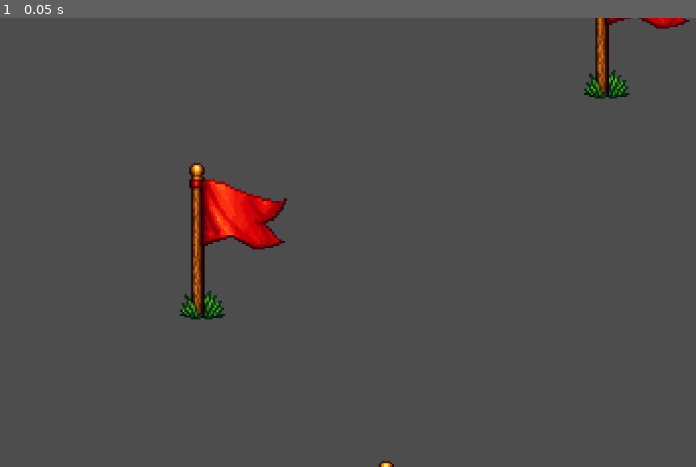
Above: before the commit, frame 1.
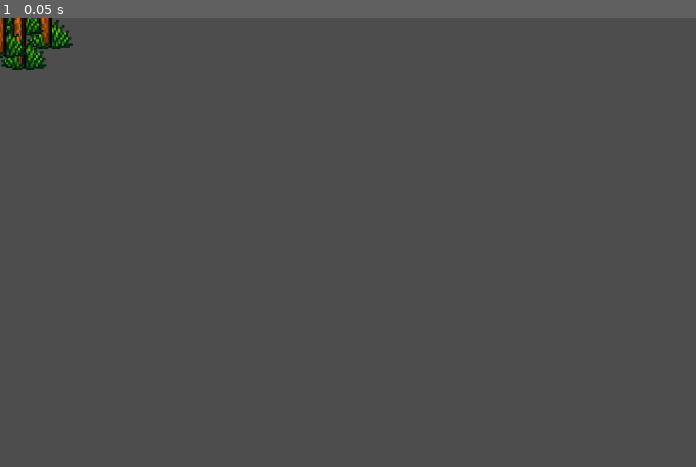
Above: after the commit, the same moment.

Repository: UnhingedTinyDevs/Tools
Game: Godot game, scene res://PointSampler/scenes/Sampler.tscn
Same seed, same stepped clock (60 frames per second), same inputs: the game is played once before the commit and once after it. The project has no main scene, so this scene is started directly.
Inputs:
- Up to frame 1 (0.05 s): no input

The runs differ from the first frame. In frame 1, 3.7% of the frame differs, in the area x 0-100%, y 0-100%.

Commit message:
added somescreen shots for docs

Diff:
--- a/PointSampler/scenes/Sampler.tscn
+++ b/PointSampler/scenes/Sampler.tscn
@@ -5,13 +5,14 @@
 [ext_resource type="Script" uid="uid://c54atwf1ccdpu" path="res://PointSampler/scripts/poisson_settings.gd" id="3_puij2"]
 [ext_resource type="Script" uid="uid://cmgbkaqtcb50v" path="res://PointSampler/scripts/sampler_collision.gd" id="4_12fae"]
 
-[sub_resource type="CircleShape2D" id="CircleShape2D_12fae"]
-radius = 5000.0
+[sub_resource type="RectangleShape2D" id="RectangleShape2D_12fae"]
+size = Vector2(150, 150)
 
 [sub_resource type="Resource" id="Resource_ppyeb"]
 script = ExtResource("3_puij2")
-min_distance = 500.0
-shape = SubResource("CircleShape2D_12fae")
+min_distance = 30.0
+max_dist_mult = 10.0
+shape = SubResource("RectangleShape2D_12fae")
 metadata/_custom_type_script = "uid://c54atwf1ccdpu"
 
 [node name="Sampler" type="Area2D"]
@@ -23,5 +24,5 @@
 
 [node name="SamplerShape" type="CollisionShape2D" parent="."]
 unique_name_in_owner = true
-shape = SubResource("CircleShape2D_12fae")
+shape = SubResource("RectangleShape2D_12fae")
 script = ExtResource("4_12fae")
Binary file added: Docs/Images/point_sampler_circle.png
Not shown, added: Docs/Images/point_sampler_circle.png.import
Binary file added: Docs/Images/point_sampler_rect.png
Not shown, added: Docs/Images/point_sampler_rect.png.import
